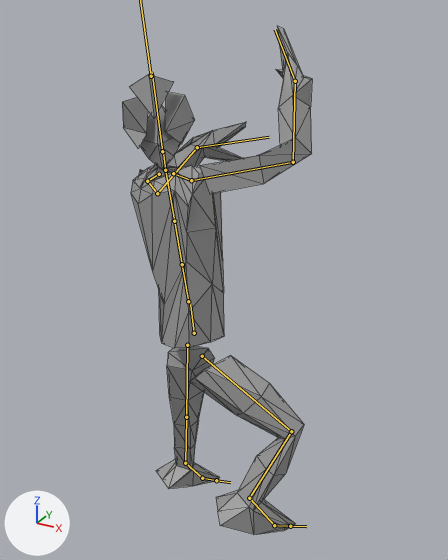
Before and after pictures for a commit that changed the glTF model glb_imports/8164_meshes.glb.
Rendered twice from a 50 mm lens placed at (14.7, -21.7, 30.8), pointed at (1.0, 3.3, 18.3). The lights are fixed; the arrows at lower left show +X, +Y and +Z. Both versions are drawn at frame 28 of the action 'RightArmSlice'; the numbers are the values there. The bones that bend it are drawn over the model as lines. Mesh edges are drawn as thin lines.

Names of what the first picture shows: 'Body.001'.
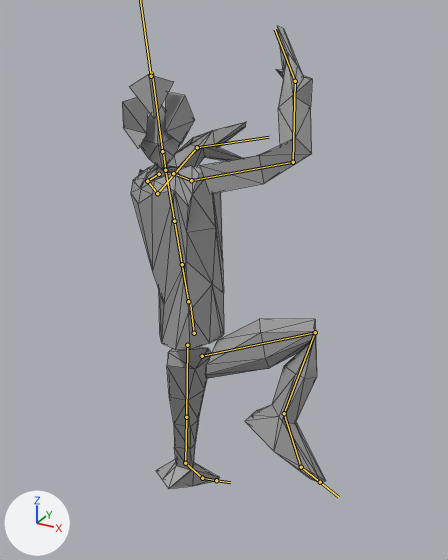
Pixel boxes (x1, y1, x2, y2) of what changed, in the pictures (448 x 560 px):
```json
{"object": "Body.001", "change": "posed", "before": [122, 26, 312, 534], "after": [122, 26, 326, 489], "on screen": "7% wider, 9% shorter"}
{"bone": "mixamorig:RightUpLeg", "before": "(202, 356) to (291, 431)", "after": "(202, 356) to (315, 332)"}
{"bone": "mixamorig:RightLeg", "before": "(291, 431) to (249, 498)", "after": "(315, 332) to (284, 413)"}
{"bone": "mixamorig:RightFoot", "before": "(249, 498) to (274, 525)", "after": "(284, 413) to (301, 467)"}
```

The change, as JSON lines over the scene's bpy script:
```json
{"block": "bone_mixamorig_rightupleg", "where": "bone_mixamorig_rightupleg = bpy.data.objects['Armature'].pose.bones['mixamorig:RightUpLeg']  # child of 'mixamorig:Hips'"}
{"op": "set", "path": "bone_mixamorig_rightupleg.rotation_quaternion", "old": "(0.892, 0.348, 0.274, -0.086)", "new": "(0.646, 0.709, 0.187, -0.211)", "note": "degrees (43, 33, 3) -> degrees (95, 33, -1)"}
{"block": "bone_mixamorig_rightleg", "where": "bone_mixamorig_rightleg = bpy.data.objects['Armature'].pose.bones['mixamorig:RightLeg']  # child of 'mixamorig:RightUpLeg'"}
{"op": "set", "path": "bone_mixamorig_rightleg.rotation_quaternion", "old": "(0.773, -0.634, 0.002, -0.002)", "new": "(0.485, -0.875, 0.003, -0.001)", "note": "degrees (-79, 0, 0) -> degrees (-122, 0, 0)"}
{"block": "bone_mixamorig_rightfoot", "where": "bone_mixamorig_rightfoot = bpy.data.objects['Armature'].pose.bones['mixamorig:RightFoot']  # child of 'mixamorig:RightLeg'"}
{"op": "set", "path": "bone_mixamorig_rightfoot.rotation_quaternion", "old": "(0.959, -0.019, -0.079, 0.273)", "new": "(0.982, -0.176, 0.041, -0.05)", "note": "degrees (-5, -8, 32) -> degrees (-21, 4, -6)"}
```
